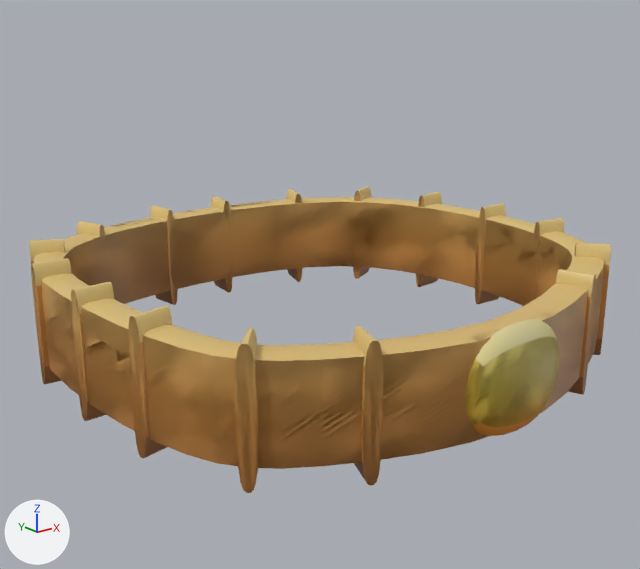
A saved change to the Blender file SS5R-Source/Assets/Models.blend.
Rendered twice from a camera (50 mm lens) standing at (-0.388, -0.485, 0.208) and looking at (0.001, 0.001, 0.014). The axes (+X, +Y, +Z) are drawn at lower left. The lights are the same throughout.

Script lines for the objects in view, before the commit:
```python
me_circle_002 = bpy.data.meshes.new('Circle.002')
me_circle_002.from_pydata(...)  # 244 vertices, 210 faces; spans x -0.197..0.197, y -0.042..0.05, z -0.201..0.201
me_circle_002.polygons.foreach_set('use_smooth', [True] * 210)
me_circle_002.materials.append(mat_body_robotics_png)  # picture img_body_robotics_png
ob_belt = bpy.data.objects.new('Belt', me_circle_002)
ob_belt.location = (0.0, 0.0, 0.0)
ob_belt.rotation_euler = (1.571, 0.0, 0.0)  # degrees (90, 0, 0)
_m = ob_belt.modifiers.new('Subsurf', 'SUBSURF')
_m = ob_belt.modifiers.new('EdgeSplit', 'EDGE_SPLIT')
_m.split_angle = 0.665
_m = ob_belt.modifiers.new('Mirror', 'MIRROR')
```
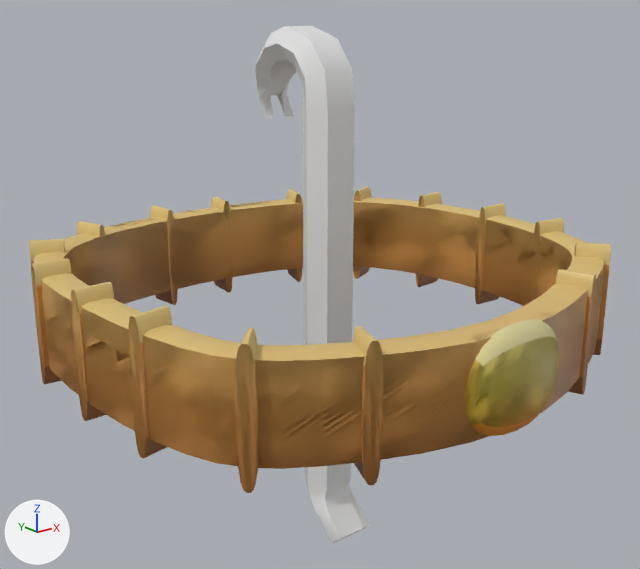
Scene script edits in JSON lines:
```json
{"op": "add", "block": "me_cube_008", "code": ["me_cube_008 = bpy.data.meshes.new('Cube.008')", "me_cube_008.from_pydata(...)  # 90 vertices, 90 faces; spans x -0.019..0.019, y -0.039..0.059, z -0.179..0.195", "me_cube_008.polygons.foreach_set('use_smooth', [True] * 90)"]}
{"op": "add", "block": "ob_cube", "code": ["ob_cube = bpy.data.objects.new('Cube', me_cube_008)", "ob_cube.location = (0.0, 0.0, 0.0)", "_m = ob_cube.modifiers.new('EdgeSplit', 'EDGE_SPLIT')", "_m.split_angle = 0.29", "_m.use_edge_angle = False"]}
```

Pixel boxes [x1, y1, x2, y2] of what changed, in the pictures (640 x 569 px):
```json
{"object": "Cube", "change": "added", "after": [255, 26, 369, 543]}
```
